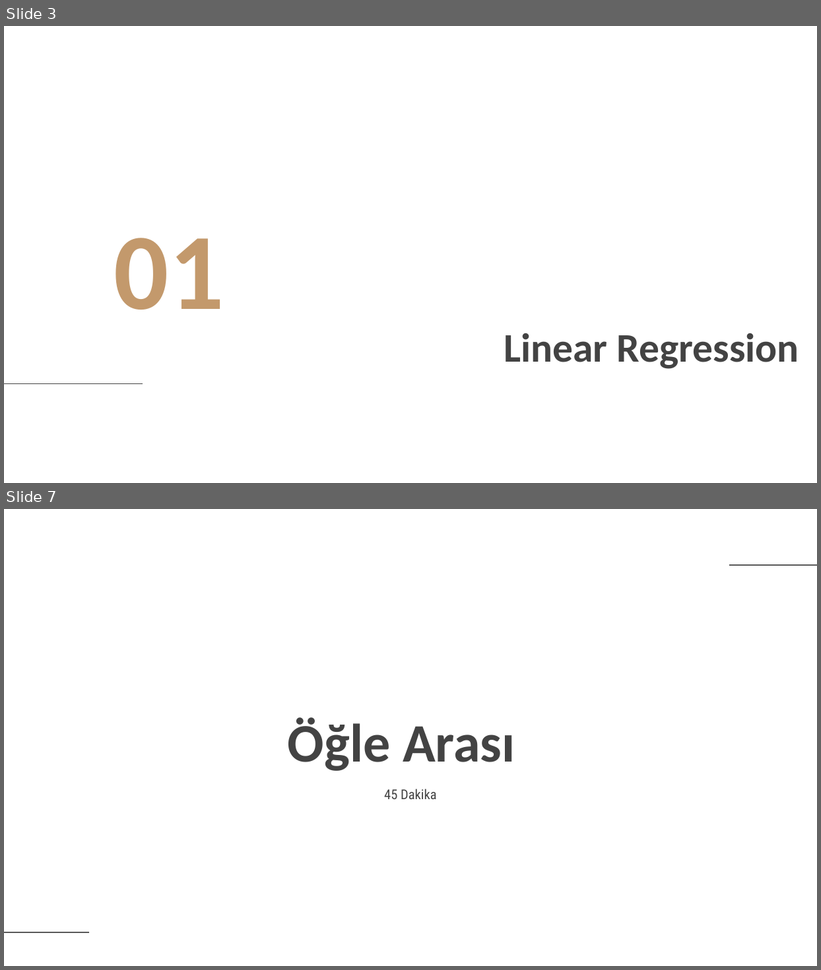
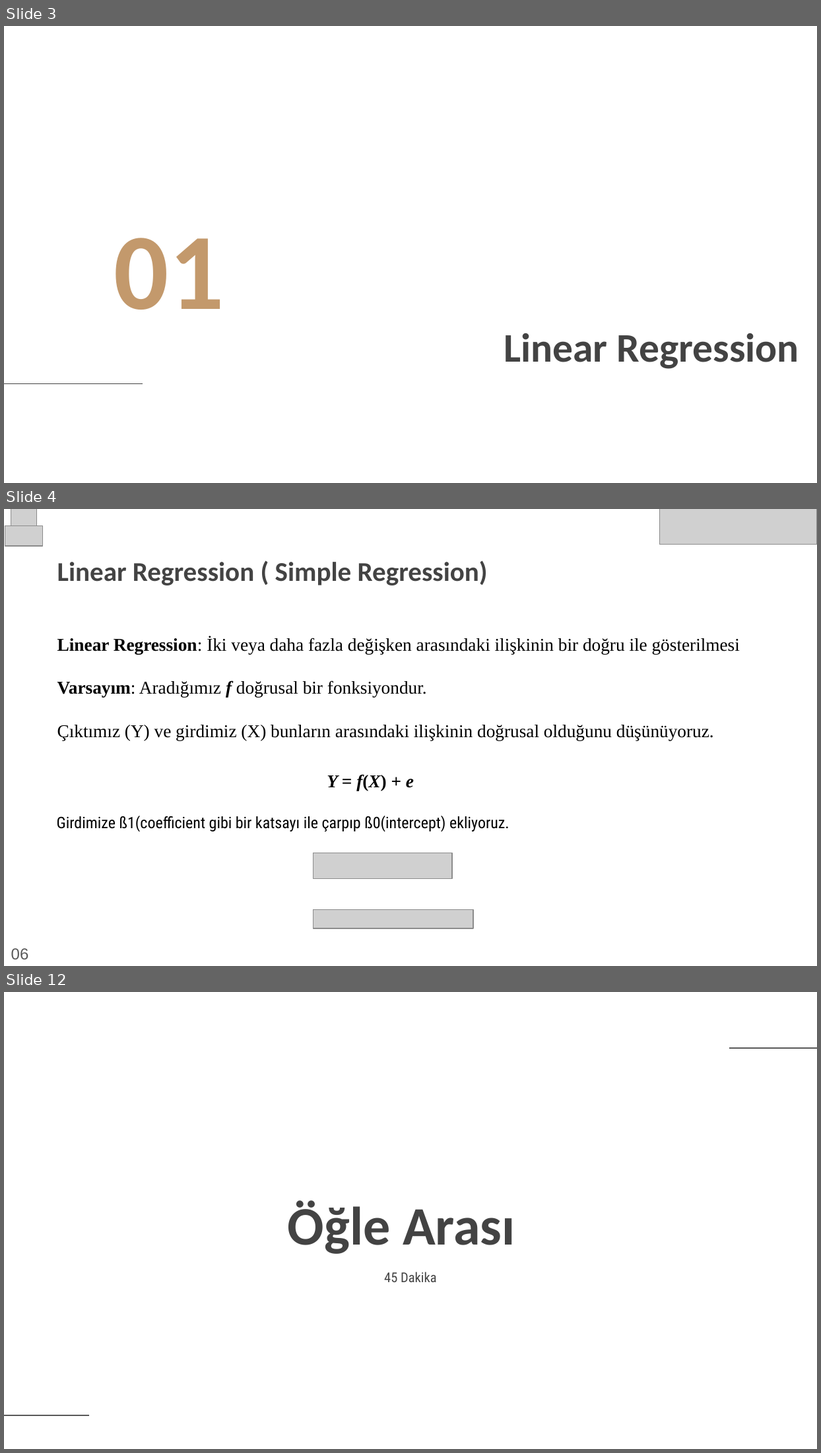
Before and after one commit to glosaCarbon/kodluyoruz_carbon_veri_bilimi_bootcamp, a slide deck: week3/Kodluyoruz_Carbon_Bootcamp_Week03.pptx. Shown one above the other, each under a label of ours: slides 3 and 7 before the commit, slides 3, 4 and 12 after it; the slides between them are not shown. The pictures are 821x970 and 821x1453 pixels, drawn with LibreOffice and Linux fonts; fonts in the diff are those of the drawing; grey boxes stand for pictures; background and template pictures are left out. Boxes give left, top, right and bottom in pixels: in the first picture for what was removed or moved away, otherwise in the second. Text is boxed around its words. In the diff, an @@ line names an element or a change of style, - is before the commit and + after.

```diff
--- a/week3/Kodluyoruz_Carbon_Bootcamp_Week03.pptx
+++ b/week3/Kodluyoruz_Carbon_Bootcamp_Week03.pptx
@@ slide 4 added at <box>4,509,817,966</box>, background picture (left out) @@
@@ picture added at <box>5,526,42,547</box> @@
@@ picture added at <box>11,509,38,534</box> @@
@@ picture added at <box>660,509,817,545</box> @@
@@ title added at <box>57,560,488,586</box>, 24 pt, text #434343, bold @@
+Linear Regression ( Simple Regression)
@@ subtitle added at <box>57,637,740,741</box>, 16 pt, text #000000 @@
+Linear Regression: İki veya daha fazla değişken arasındaki ilişkinin bir doğru ile gösterilmesi
+Varsayım: Aradığımız f doğrusal bir fonksiyondur.
+Çıktımız (Y) ve girdimiz (X) bunların arasındaki ilişkinin doğrusal olduğunu düşünüyoruz.
@@ subtitle added at <box>327,774,414,791</box>, 16 pt, text #000000, bold, italic @@
+Y = f(X) + e
@@ text added at <box>57,816,510,832</box>, 14 pt, text #000000 @@
+Girdimize ß1(coefficient gibi bir katsayı ile çarpıp ß0(intercept) ekliyoruz.
@@ picture added at <box>313,853,452,879</box> @@
@@ picture added at <box>313,910,473,929</box> @@
@@ text added at <box>11,949,29,960</box>, 14 pt, text #595959 @@
+06
@@ what was slide 7 is now slide 12 @@
```
Also in this commit, not shown: 1 slide changed, 11 other slides added, 2 slides removed.
